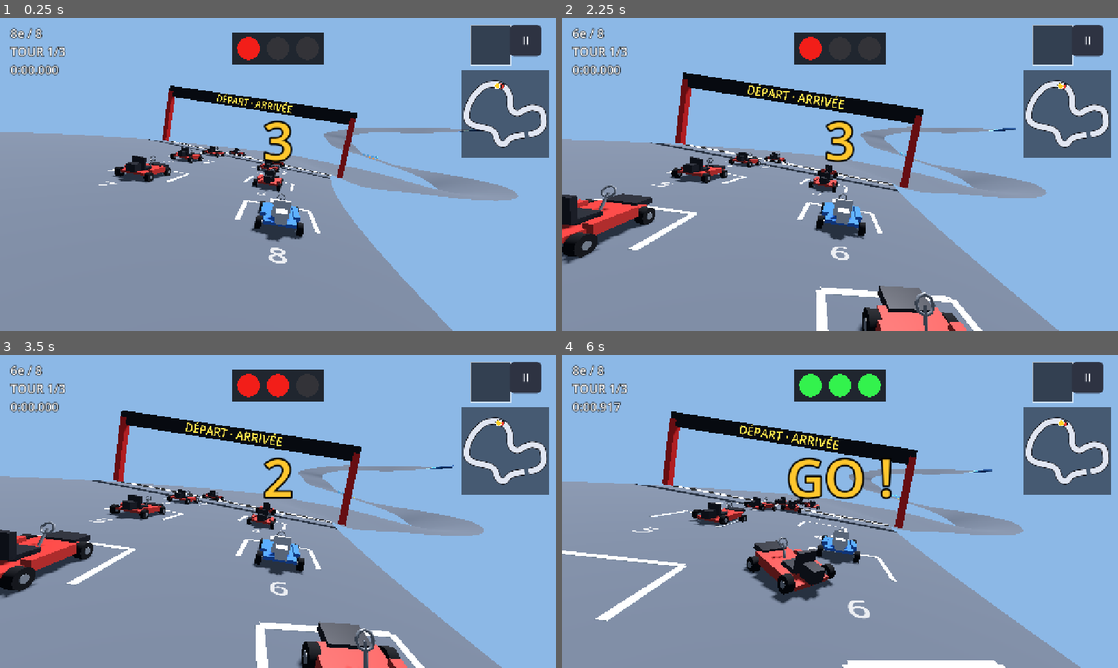
Above: before the commit, frames 1-4 (two rows, left to right).
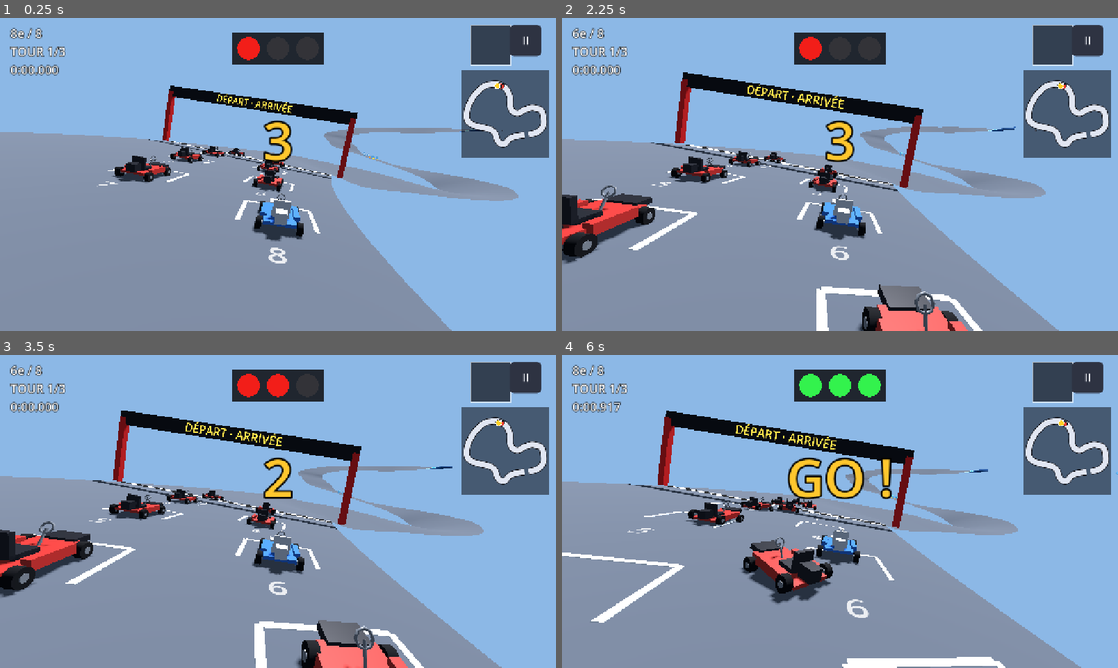
Above: after the commit, the same moments.

Repository: Ajustor/superKart
Game: Godot game, scene res://scenes/race.tscn
Two runs of this game, one before a commit and one after it. Both use one fixed random seed, a clock stepped at 60 frames per second and the inputs below. This scene is started directly instead of the project's main scene.
Inputs (mouse positions are in pixels of both pictures, inside the frame that each line leads up to):
- Up to frame 1 (0.25 s): no input
- Up to frame 2 (2.25 s): tap Enter at 0.5 s; move the mouse to (962, 158) at 0.52 s; hold Right (steer_right) 0.53-1.25 s; hold Space (drift) 0.53-1.25 s; click (962, 158) at 0.67 s; click "II" at 1.25 s; click "Recommencer" at 2 s
- Up to frame 3 (3.5 s): drag from (166, 527) to (250, 574) at 2.77 s
- Up to frame 4 (6 s): move the mouse to (895, 442) at 3.52 s; hold Right (steer_right) 3.53-4.25 s; tap Ctrl (use_item) at 3.6 s; drag from (812, 574) to (673, 464) at 4.27 s; move the mouse to (1006, 558) at 5.02 s; hold Left (steer_left) 5.03-5.75 s; tap Alt at 5.1 s; drag from (673, 464) to (756, 433) at 5.77 s

The runs differ from the first frame. In frame 1, 0.4% of the frame differs, in the area x 17-94%, y 22-100%; in frame 2, 1.2%; in frame 3, 1.6%; in frame 4, 4.4%, in the area x 0-100%, y 17-100%.

Commit message:
Performances : physique deux fois moins chère par image
Mesuré avec tools/essai_circuit.gd (8 IA, durée réelle de chaque image) :
4,0 à 4,8 ms par image en moyenne avant, 2,3 à 2,5 ms après ; les pires
images passent de 30-44 ms à une dizaine.

- Moteur physique Jolt au lieu de GodotPhysics : move_and_slide des huit
  karts passe de 2,7 à 0,85 ms par image.
- Courbe du circuit cuite au mètre et non tous les 20 cm : la projection
  d'un point sur le tracé coûte cinq fois moins (37 → 8 µs), la longueur du
  tour ne bouge que d'un millimètre.
- Une projection de moins par kart et par image (lateral_offset_at), et
  deux de moins par carapace.
- La collision de la route arc-en-ciel n'a plus sept fois trop de triangles.
- Au plus 3 pas de physique par image : un téléphone à la peine ralentit un
  instant au lieu de geler, rattrapant des pas de plus en plus coûteux.
- Les touchers sont traités avant chaque pas de physique
  (agile_event_flushing).

Co-Authored-By: Claude Opus 5.5 <noreply@anthropic.com>
Claude-Session: https://claude.ai/code/session_01MSZmi6hTcr7pxStusqEuw9

Diff:
--- a/project.godot
+++ b/project.godot
@@ -76,6 +76,15 @@
 ]
 }
 
+[input_devices]
+
+buffering/agile_event_flushing=true
+
+[physics]
+
+common/max_physics_steps_per_frame=3
+3d/physics_engine="Jolt Physics"
+
 [rendering]
 
 renderer/rendering_method="gl_compatibility"
--- a/scripts/items/item_manager.gd
+++ b/scripts/items/item_manager.gd
@@ -266,10 +266,10 @@
 		if vers.length_squared() > 0.0001:
 			c.direction = vers.normalized()
 
-	var ancien := _piste.lateral_offset(c.position)
+	var ancien := _piste.lateral_offset_at(c.position, d)
 	var suivante := c.position + c.direction * VITESSE_CARAPACE * delta
 	var nd := _piste.distance_of(suivante)
-	var ecart := _piste.lateral_offset(suivante)
+	var ecart := _piste.lateral_offset_at(suivante, nd)
 	var limite := _piste.half_width - MARGE_BORD
 	if absf(ecart) > limite:
 		# Le bord de la route fait office de mur : on renvoie la composante qui
--- a/scripts/race/race_session.gd
+++ b/scripts/race/race_session.gd
@@ -283,7 +283,7 @@
 	# Une seule projection par image et par kart : is_off_track la referait
 	# entièrement, et la remise en piste une troisième fois.
 	var d := entree.progress.distance
-	var lateral := _track.track_curve.lateral_offset(point)
+	var lateral := _track.track_curve.lateral_offset_at(point, d)
 	var ecart := absf(lateral)
 	# Hors du bitume, ou sur une zone hors-piste posée sur la route.
 	var dehors := ecart > _demi_largeur or _track.en_zone_hors_piste(d, lateral)
--- a/scripts/track/track.gd
+++ b/scripts/track/track.gd
@@ -151,7 +151,13 @@
 	var corps := StaticBody3D.new()
 	corps.name = NOM_CORPS
 	var forme := CollisionShape3D.new()
-	forme.shape = maillage.create_trimesh_shape()
+	# La collision n'a que faire des couleurs : les sept bandes de
+	# l'arc-en-ciel y feraient sept fois plus de triangles à tester, à chaque
+	# roue et chaque image.
+	var pour_la_collision := maillage
+	if arc_en_ciel:
+		pour_la_collision = TrackBuilder.build(track_curve, segment_length, trous())
+	forme.shape = pour_la_collision.create_trimesh_shape()
 	corps.add_child(forme)
 	add_child(corps)
 
--- a/scripts/track/track_curve.gd
+++ b/scripts/track/track_curve.gd
@@ -32,8 +32,19 @@
 var length: float
 
 
+## Pas de cuisson de la courbe, en mètres. Godot cuit par défaut tous les
+## 20 cm, et get_closest_offset parcourt TOUS les points cuits : 37 µs par
+## projection sur le Ruban Céleste, plusieurs fois par kart et par image — un
+## gros morceau de la physique sur téléphone. Au mètre, la projection coûte
+## cinq fois moins, la longueur du tour bouge d'un millimètre, et la corde
+## d'un virage de 25 m de rayon s'écarte de l'arc de 5 mm.
+const PAS_DE_CUISSON := 1.0
+
+
 func _init(track_curve: Curve3D, track_half_width: float) -> void:
-	curve = track_curve
+	# Une copie : la courbe de la scène reste celle que l'éditeur dessine.
+	curve = track_curve.duplicate()
+	curve.bake_interval = PAS_DE_CUISSON
 	half_width = track_half_width
 	length = curve.get_baked_length()
 	assert(length > 0.0, "un TrackCurve a besoin d'une courbe de longueur non nulle")
@@ -150,8 +161,13 @@
 ## dévers, aplatir le vecteur sous-estimait l'écart et laissait le kart déborder
 ## du bitume sans que rien ne le signale.
 func lateral_offset(point: Vector3) -> float:
-	var d := distance_of(point)
-	return (point - position_at(d)).dot(right_at(d))
+	return lateral_offset_at(point, distance_of(point))
+
+
+## La même, quand on connaît déjà la distance du point le long du tracé :
+## une projection de moins.
+func lateral_offset_at(point: Vector3, distance: float) -> float:
+	return (point - position_at(distance)).dot(right_at(distance))
 
 
 func is_off_track(point: Vector3) -> bool:
--- a/tools/essai_circuit.gd
+++ b/tools/essai_circuit.gd
@@ -21,6 +21,12 @@
 var _ou: Dictionary = {}
 var _arrets_ou: Dictionary = {}
 var _temps := 0.0
+## Durée réelle de chaque image, en ms. Lancé avec --fixed-fps, le moteur
+## enchaîne les images sans attendre : c'est tout ce que coûte une image, la
+## physique comme le reste. Les moniteurs de Performance, eux, ne se
+## rafraîchissent qu'une fois par seconde.
+var _images: PackedFloat32Array = []
+var _derniere := 0
 
 
 func _initialize() -> void:
@@ -50,6 +56,10 @@
 	if _precedent.is_empty():
 		_brancher()
 	_temps += delta
+	var maintenant := Time.get_ticks_usec()
+	if _session.en_course and _derniere > 0:
+		_images.append((maintenant - _derniere) / 1000.0)
+	_derniere = maintenant
 	for i in _session.entries.size():
 		var e := _session.entries[i]
 		var p := e.kart.global_position
@@ -105,4 +115,17 @@
 	for k in pires.slice(0, 6):
 		arrets.append("%d m ×%d" % [k, _arrets_ou[k]])
 	print("arrêts par endroit : %s" % (", ".join(arrets) if not arrets.is_empty() else "aucun"))
+	print("durée d'une image (ms) : %s" % _resume(_images))
 	print("ARRIVÉS %d/%d" % [arrives, _session.entries.size()])
+
+
+## Moyenne, 95e centile et pire valeur.
+func _resume(valeurs: PackedFloat32Array) -> String:
+	if valeurs.is_empty():
+		return "—"
+	var tries := valeurs.duplicate()
+	tries.sort()
+	var somme := 0.0
+	for v in tries:
+		somme += v
+	return "moy %.2f, 95e %.2f, pire %.1f" % [somme / tries.size(), tries[int(tries.size() * 0.95)], tries[tries.size() - 1]]
